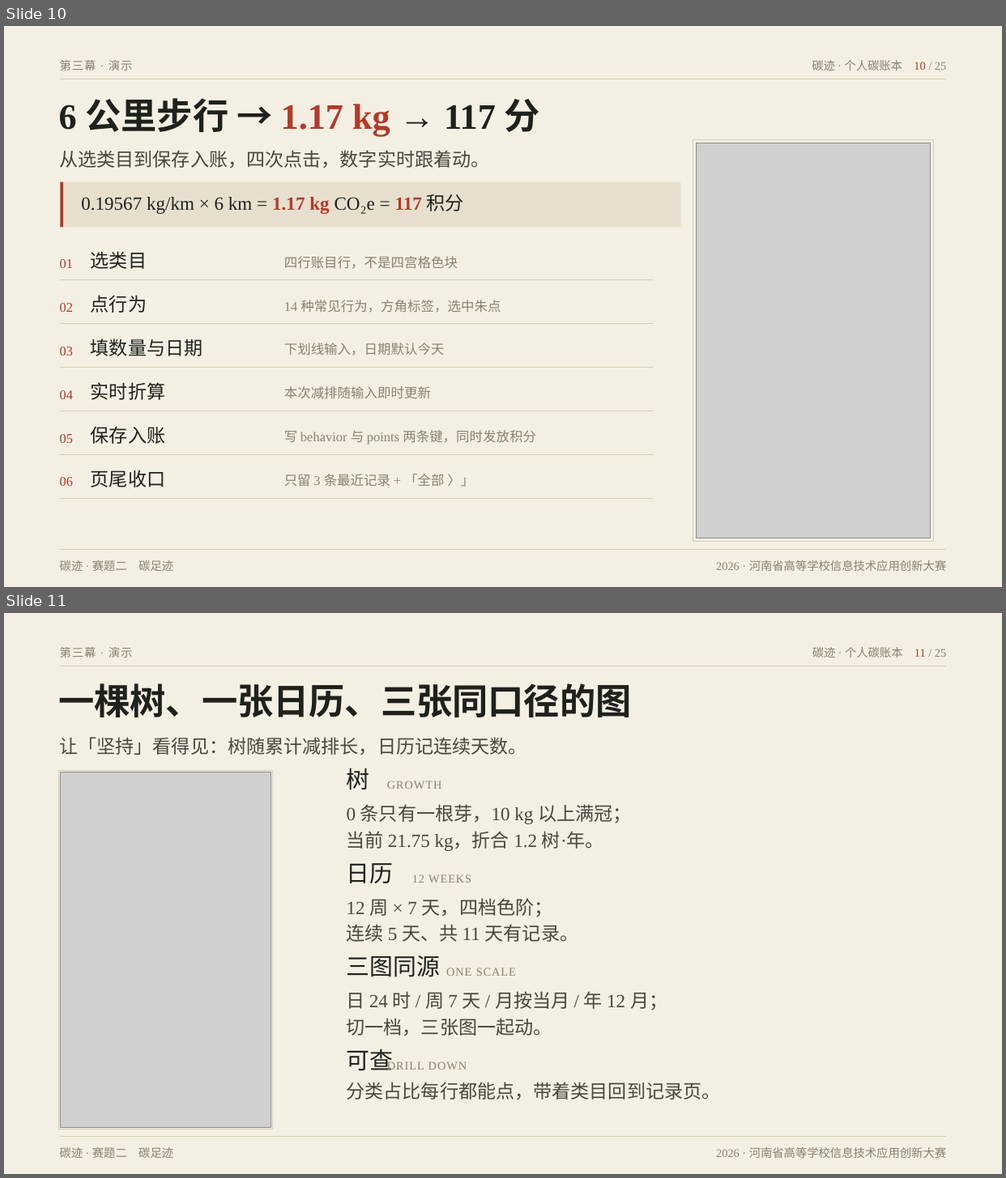
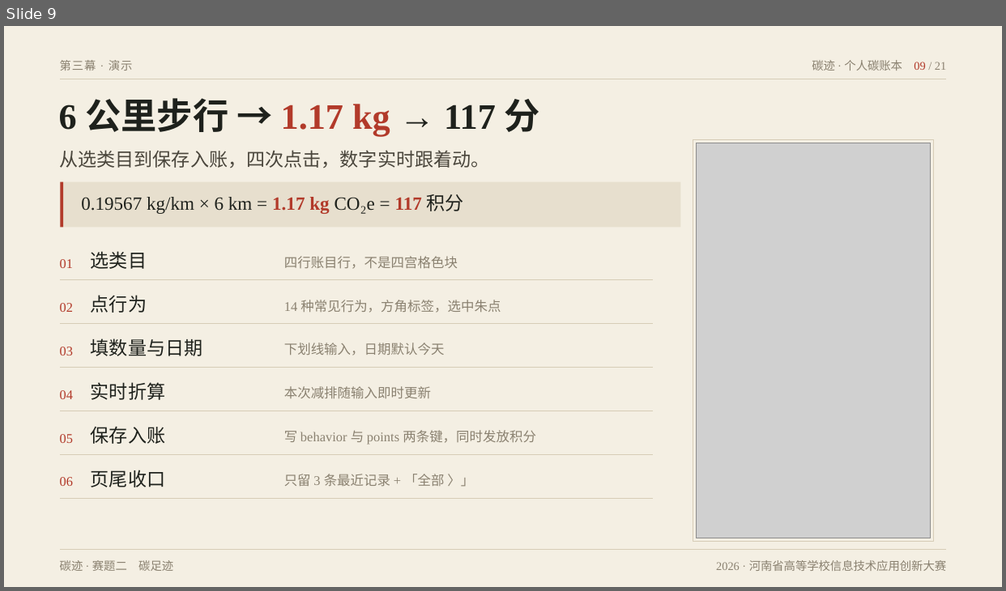
Before and after one commit to wujy309-jpg/ditan, a slide deck: 交付物/演示文稿_碳迹_v4A_墨迹档案.pptx. Shown one above the other, each under a label of ours: slides 10 and 11 before the commit, slide 9 after it. The pictures are 1006x1178 and 1006x591 pixels, drawn with LibreOffice and Linux fonts; fonts in the diff are those of the drawing; grey boxes stand for pictures. Boxes give left, top, right and bottom in pixels: in the first picture for what was removed or moved away, otherwise in the second. Text is boxed around its words. In the diff, an @@ line names an element or a change of style, - is before the commit and + after.

```diff
--- a/交付物/演示文稿_碳迹_v4A_墨迹档案.pptx
+++ b/交付物/演示文稿_碳迹_v4A_墨迹档案.pptx
@@ slide 11 removed at [4, 613, 1002, 1174], background #F4EFE3 @@
@@ text removed at [60, 647, 133, 658] @@
-第三幕 · 演示
@@ text removed at [812, 647, 946, 658] @@
-碳迹 · 个人碳账本 11 / 25
@@ text removed at [58, 683, 631, 717] @@
-一棵树、一张日历、三张同口径的图
@@ freeform shape removed at [60, 666, 946, 667] @@
@@ text removed at [59, 737, 526, 755] @@
-让「坚持」看得见：树随累计减排长，日历记连续天数。
@@ rectangle removed at [58, 770, 272, 1129] @@
@@ picture removed at [60, 772, 270, 1127] @@
@@ text removed at [346, 768, 369, 790] @@
-树
@@ text removed at [387, 781, 442, 789] @@
-GROWTH
@@ text removed at [347, 804, 631, 851] @@
-0 条只有一根芽，10 kg 以上满冠；
-当前 21.75 kg，折合 1.2 树·年。
@@ text removed at [346, 863, 393, 884] @@
-日历
@@ text removed at [412, 875, 471, 883] @@
-12 WEEKS
@@ text removed at [347, 898, 578, 942] @@
-12 周 × 7 天，四档色阶；
-连续 5 天、共 11 天有记录。
@@ text removed at [346, 956, 440, 977] @@
-三图同源
@@ text removed at [446, 968, 516, 976] @@
-ONE SCALE
@@ text removed at [347, 991, 667, 1036] @@
-日 24 时 / 周 7 天 / 月按当月 / 年 12 月；
-切一档，三张图一起动。
@@ text removed at [346, 1049, 393, 1071] @@
-可查
@@ text removed at [387, 1060, 467, 1071] @@
-DRILL DOWN
@@ text removed at [347, 1082, 721, 1100] @@
-分类占比每行都能点，带着类目回到记录页。
@@ freeform shape removed at [60, 1137, 946, 1138] @@
@@ text removed at [60, 1148, 173, 1158] @@
-碳迹 · 赛题二 碳足迹
@@ text removed at [716, 1148, 946, 1158] @@
-2026 · 河南省高等学校信息技术应用创新大赛
@@ what was slide 10 is now slide 9 @@
@@ slide 9 changed as well @@
@@ text at [812, 60, 946, 71]: text changed @@
-碳迹 · 个人碳账本 10 / 25
+碳迹 · 个人碳账本 09 / 21
```
Also in this commit, not shown: 19 other slides changed, 1 slide added, 4 other slides removed, 18 other files.
